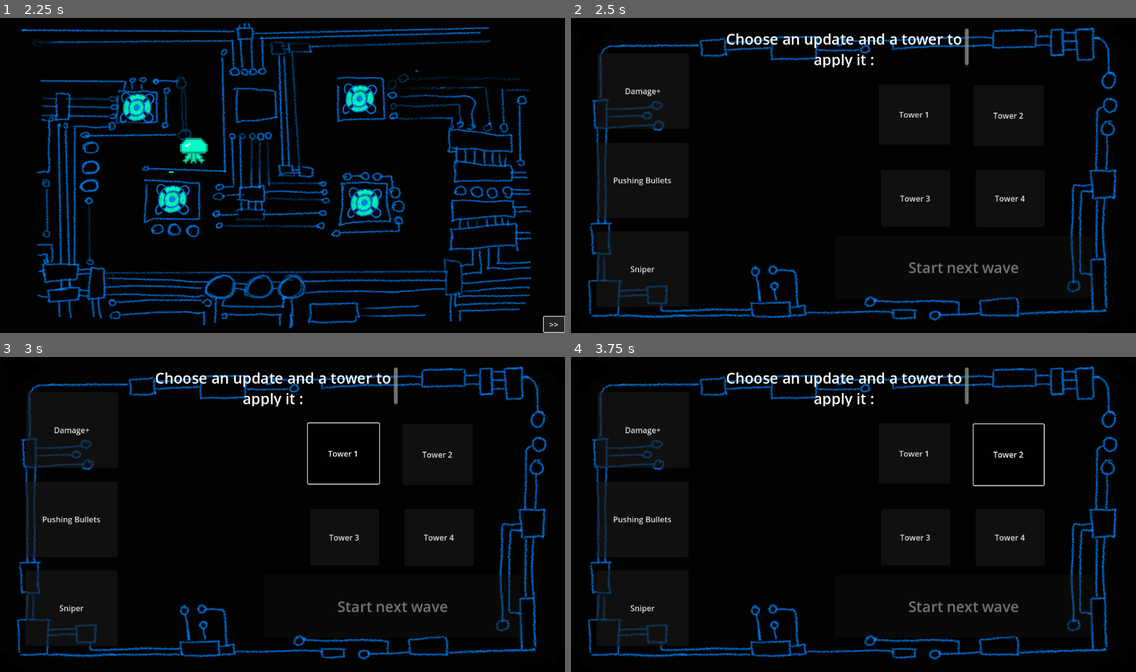
Above: before the commit, frames 1-4 (two rows, left to right).
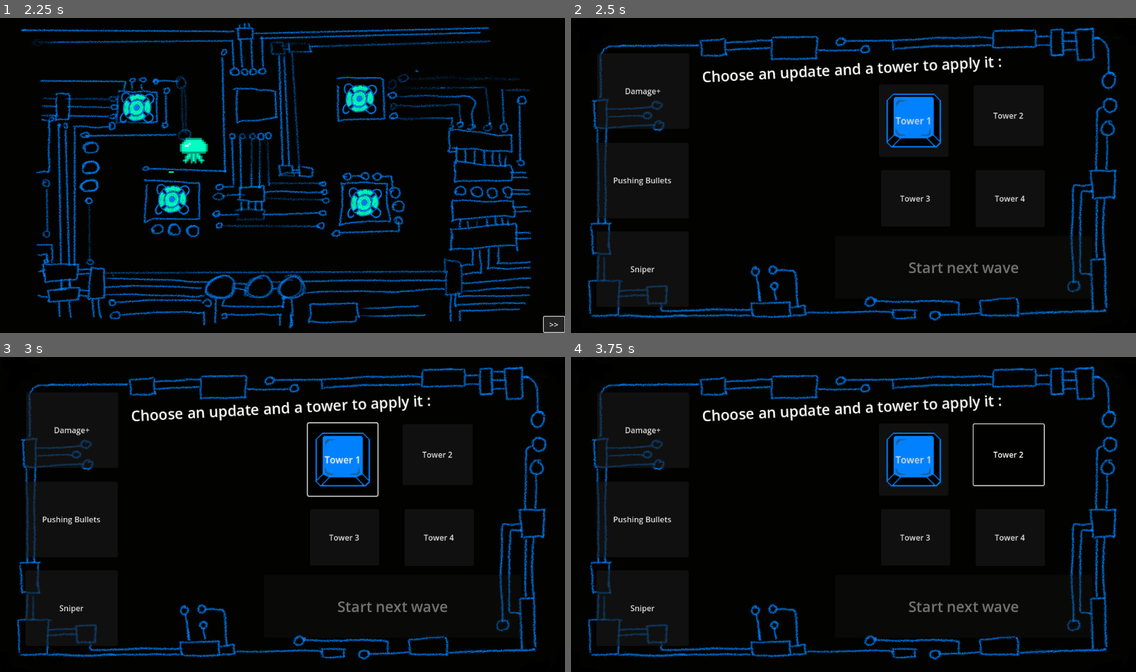
Above: after the commit, the same moments.

Repository: pbagnoud/minijam183
Game: Godot game, scene res://Scenes/main.tscn
Same seed, same stepped clock (60 frames per second), same inputs: the game is played once before the commit and once after it.
Inputs:
- Up to frame 1 (2.25 s): click ">>" at 0.5 s; click ">>" at 1.25 s; click ">>" at 2 s
- Up to frame 2 (2.5 s): no input
- Up to frame 3 (3 s): click "Tower 1" at 2.75 s
- Up to frame 4 (3.75 s): click "Tower 2" at 3.5 s

Frame 1 is identical in both runs. In frame 2, 3.0% of the frame differs, in the area x 23-77%, y 3-42%; in frame 3, 3.2%, in the area x 23-77%, y 3-45%; in frame 4, 3.0%.

Commit message:
NEW BUTTON LONG

Diff:
--- /dev/null
+++ b/minijam183/Assets/Themes/nice_buttons_long.tres
@@ -0,0 +1,68 @@
+[gd_resource type="Theme" load_steps=9 format=3 uid="uid://gncnsqmk06nv"]
+
+[ext_resource type="FontFile" uid="uid://bo8b38mv16arh" path="res://Assets/Fonts/orbitron-master/Orbitron Medium.otf" id="1_v653w"]
+[ext_resource type="Texture2D" uid="uid://jhcephns34b6" path="res://Assets/Themes/button_click-0.png" id="2_84gqy"]
+[ext_resource type="Texture2D" uid="uid://c5udmmgph2v6" path="res://Assets/Themes/button_click-1.png" id="3_syduf"]
+
+[sub_resource type="StyleBoxTexture" id="StyleBoxTexture_r8ti0"]
+texture = ExtResource("2_84gqy")
+region_rect = Rect2(1, 1, 100, 100)
+
+[sub_resource type="StyleBoxFlat" id="StyleBoxFlat_gqxai"]
+content_margin_left = 4.0
+content_margin_top = 4.0
+content_margin_right = 4.0
+content_margin_bottom = 4.0
+bg_color = Color(1, 1, 1, 0.75)
+draw_center = false
+border_width_left = 2
+border_width_top = 2
+border_width_right = 2
+border_width_bottom = 2
+corner_radius_top_left = 3
+corner_radius_top_right = 3
+corner_radius_bottom_right = 3
+corner_radius_bottom_left = 3
+corner_detail = 5
+expand_margin_left = 2.0
+expand_margin_top = 2.0
+expand_margin_right = 2.0
+expand_margin_bottom = 2.0
+
+[sub_resource type="StyleBoxTexture" id="StyleBoxTexture_gqxai"]
+texture = ExtResource("3_syduf")
+region_rect = Rect2(1, 1, 100, 100)
+
+[sub_resource type="StyleBoxTexture" id="StyleBoxTexture_iygcq"]
+texture = ExtResource("3_syduf")
+region_rect = Rect2(1, 1, 100, 100)
+
+[sub_resource type="StyleBoxTexture" id="StyleBoxTexture_iesmd"]
+texture = ExtResource("2_84gqy")
+region_rect = Rect2(1, 1, 100, 100)
+
+[resource]
+Button/colors/font_color = Color(0.875, 0.875, 0.875, 1)
+Button/colors/font_disabled_color = Color(0.875, 0.875, 0.875, 0.5)
+Button/colors/font_focus_color = Color(0.95, 0.95, 0.95, 1)
+Button/colors/font_hover_color = Color(0.95, 0.95, 0.95, 1)
+Button/colors/font_hover_pressed_color = Color(1, 1, 1, 1)
+Button/colors/font_outline_color = Color(0, 0, 0, 1)
+Button/colors/font_pressed_color = Color(1, 1, 1, 1)
+Button/colors/icon_disabled_color = Color(1, 1, 1, 0.4)
+Button/colors/icon_focus_color = Color(1, 1, 1, 1)
+Button/colors/icon_hover_color = Color(1, 1, 1, 1)
+Button/colors/icon_hover_pressed_color = Color(1, 1, 1, 1)
+Button/colors/icon_normal_color = Color(1, 1, 1, 1)
+Button/colors/icon_pressed_color = Color(1, 1, 1, 1)
+Button/constants/align_to_largest_stylebox = 0
+Button/constants/h_separation = 4
+Button/constants/icon_max_width = 0
+Button/constants/outline_size = 0
+Button/font_sizes/font_size = 16
+Button/fonts/font = ExtResource("1_v653w")
+Button/styles/disabled = SubResource("StyleBoxTexture_r8ti0")
+Button/styles/focus = SubResource("StyleBoxFlat_gqxai")
+Button/styles/hover = SubResource("StyleBoxTexture_gqxai")
+Button/styles/normal = SubResource("StyleBoxTexture_iygcq")
+Button/styles/pressed = SubResource("StyleBoxTexture_iesmd")
--- a/minijam183/Scenes/upgrade_screen.tscn
+++ b/minijam183/Scenes/upgrade_screen.tscn
@@ -1,9 +1,10 @@
-[gd_scene load_steps=6 format=3 uid="uid://fk1sfppmxfiq"]
+[gd_scene load_steps=7 format=3 uid="uid://fk1sfppmxfiq"]
 
 [ext_resource type="Script" uid="uid://b4bakhf1s03xn" path="res://Scripts/upgrade_screen.gd" id="1_o5sws"]
 [ext_resource type="Resource" uid="uid://e2duk4jpubao" path="res://upgrades.tres" id="2_54md0"]
 [ext_resource type="PackedScene" uid="uid://dxayp3yxjjy1j" path="res://Scenes/upgrade_button.tscn" id="4_54md0"]
 [ext_resource type="ButtonGroup" uid="uid://d3m534ofkni8y" path="res://Scenes/button_group_selection_tower.tres" id="4_kfdqr"]
+[ext_resource type="Texture2D" uid="uid://jhcephns34b6" path="res://Assets/Themes/button_click-0.png" id="4_l53bo"]
 [ext_resource type="Texture2D" uid="uid://35n12xy1ku1n" path="res://Assets/OtherBackgrounds/Background-screens-V1.png" id="5_54md0"]
 
 [node name="UpgradeScreen" type="Control"]
@@ -34,11 +35,15 @@
 layout_mode = 0
 offset_left = 647.0
 offset_top = 102.0
-offset_right = 792.0
+offset_right = 765.0
 offset_bottom = 225.0
+scale = Vector2(1.2, 1.2)
 toggle_mode = true
 button_group = ExtResource("4_kfdqr")
 text = "Tower 1"
+icon = ExtResource("4_l53bo")
+icon_alignment = 1
+expand_icon = true
 
 [node name="Button_tower_2" type="Button" parent="."]
 layout_mode = 0
@@ -82,10 +87,11 @@
 
 [node name="RichTextLabel" type="RichTextLabel" parent="."]
 layout_mode = 0
-offset_left = 329.0
-offset_top = -12.0
-offset_right = 830.0
-offset_bottom = 67.0
+offset_left = 274.0
+offset_top = 66.0
+offset_right = 908.0
+offset_bottom = 124.0
+rotation = -0.0523599
 theme_override_font_sizes/normal_font_size = 30
 text = "Choose an update and a tower to apply it :"
 horizontal_alignment = 1
Binary file changed: minijam183/Assets/Themes/button_long_click-0.png
Binary file changed: minijam183/Assets/Themes/button_long_click-1.png
